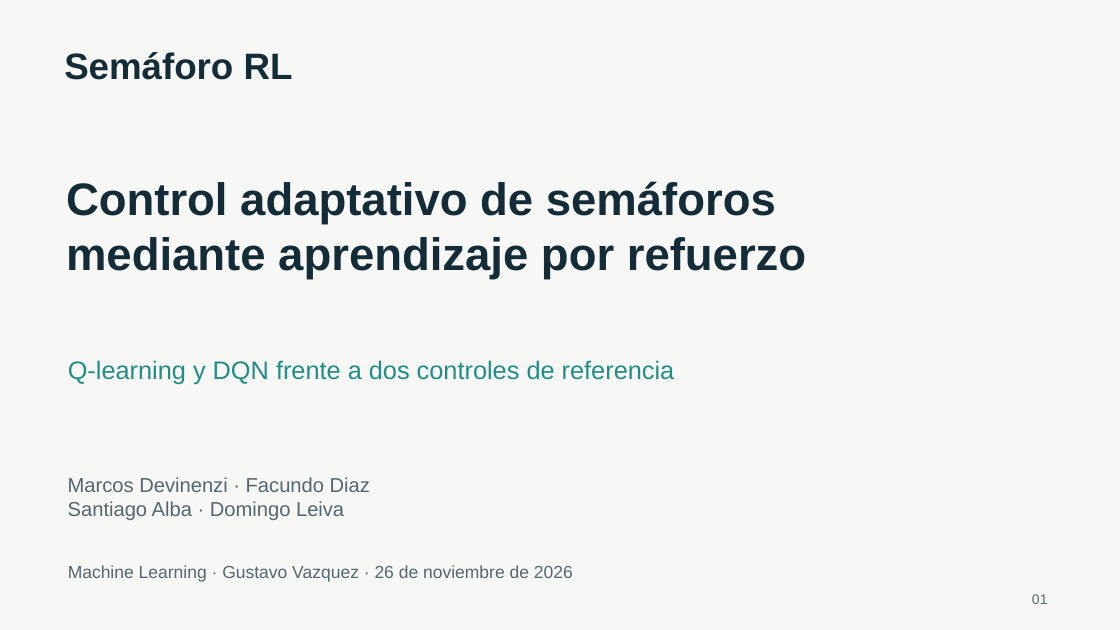
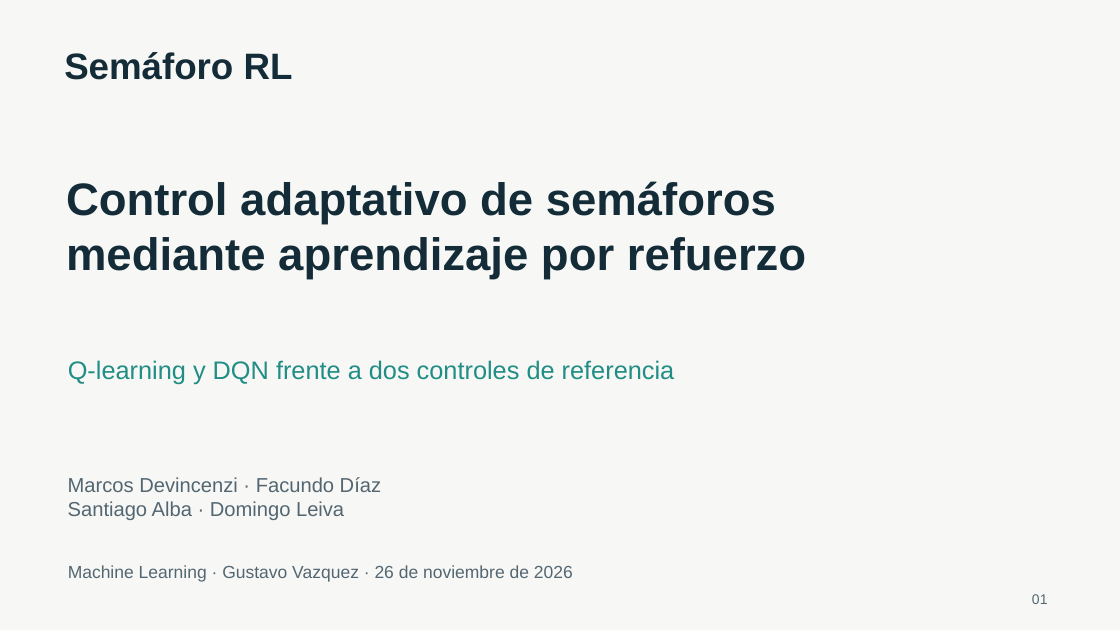
Before and after one commit to marcosdevin04-bit/Entrega-Final-ML---Semaforo-RL, a slide deck: slide 1 of presentation/semaforo_rl_final.pptx. Drawn at 1120x630 pixels with LibreOffice and Linux fonts; fonts in the diff are those of the drawing. Boxes give left, top, right and bottom in pixels: in the first picture for what was removed or moved away, otherwise in the second. Text is boxed around its words. In the diff, an @@ line names an element or a change of style, - is before the commit and + after.

```diff
--- a/presentation/semaforo_rl_final.pptx
+++ b/presentation/semaforo_rl_final.pptx
@@ text at (68,477,381,492): text changed @@
-Marcos Devinenzi · Facundo Diaz
+Marcos Devincenzi · Facundo Díaz
```
Also in this commit, not shown: 4 other files.
